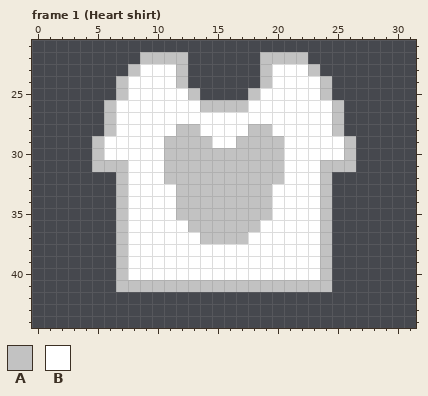
Two versions of one pixel-art file, Assets/Resources/Clothes/Torso Front.aseprite. The picture above was drawn from the file before the commit.
32x64 pixels, 20 frames. Shown: frame 1 (Heart shirt): x 0..31, y 21..44. The commit also changed other frames, which this record leaves out.
Palette (. is transparent): A #c2c2c2  B #ffffff
Pixels before, frame 1 (Heart shirt), first column x 5:
22 ....AAAA......AAAA....
23 ...ABBBA......ABBBA...
24 ..ABBBBA......ABBBBA..
25 ..ABBBBBA....ABBBBBA..
26 .ABBBBBBBAAAABBBBBBBA.
27 .ABBBBBBBBBBBBBBBBBBA.
28 .ABBBBBAABBBBAABBBBBA.
29 ABBBBBAAAABBAAAABBBBBA
30 ABBBBBAAAAAAAAAABBBBBA
31 AAABBBAAAAAAAAAABBBAAA
32 ..ABBBAAAAAAAAAABBBA..
33 ..ABBBBAAAAAAAABBBBA..
34 ..ABBBBAAAAAAAABBBBA..
35 ..ABBBBAAAAAAAABBBBA..
36 ..ABBBBBAAAAAABBBBBA..
37 ..ABBBBBBAAAABBBBBBA..
38 ..ABBBBBBBBBBBBBBBBA..
39 ..ABBBBBBBBBBBBBBBBA..
40 ..ABBBBBBBBBBBBBBBBA..
41 ..AAAAAAAAAAAAAAAAAA..
After the commit:
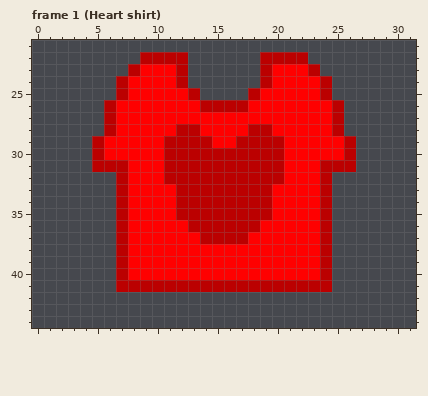
Edits made:
colour A: #c2c2c2 -> #bb0000
colour B: #ffffff -> #ff0000
